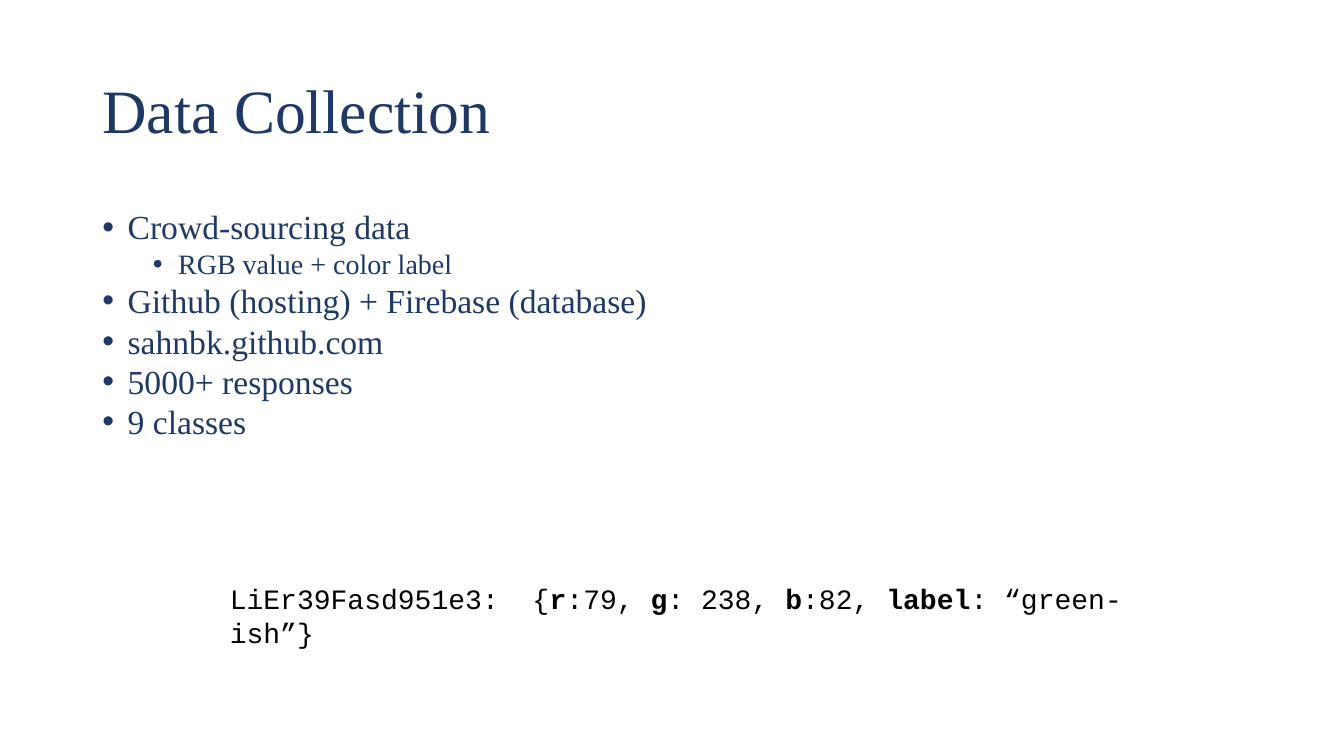
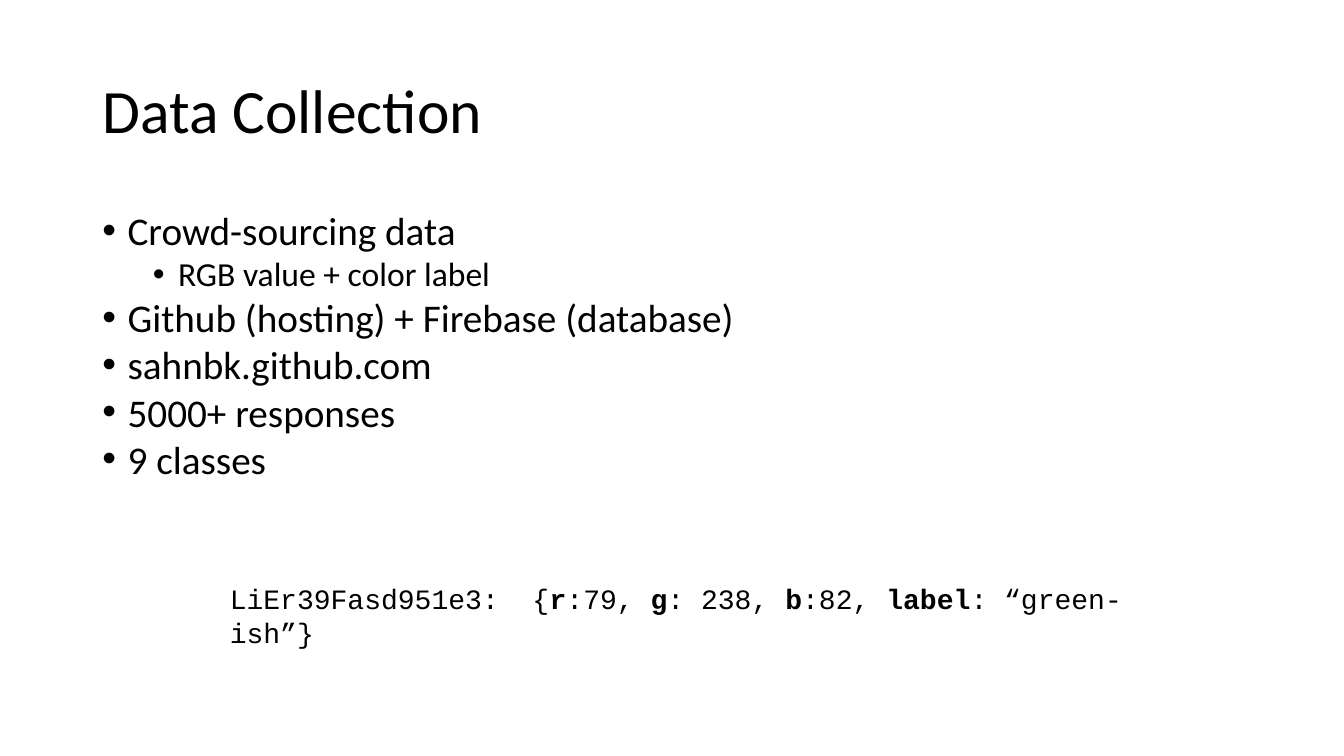
Before and after one commit to notadilnaqvi/color-classifier, a slide deck: slide 4 of Color-Classifier.pptx. Drawn at 1344x756 pixels with LibreOffice and Linux fonts; fonts in the diff are those of the drawing. Boxes give left, top, right and bottom in pixels: in the first picture for what was removed or moved away, otherwise in the second. Text is boxed around its words. In the diff, an @@ line names an element or a change of style, - is before the commit and + after.

```diff
--- a/Color-Classifier.pptx
+++ b/Color-Classifier.pptx
@@ title "Data Collection" at <box>102,90,482,134</box>: font Times New Roman to Calibri, text colour #203864 to #000000 @@
@@ text "Crowd-sourcing data" at <box>128,217,733,475</box>: size 24 to 28 pt in "Crowd-sourcing data", "Github (hosting) + Firebase (database)", "sahnbk.github.com", "5000+ responses" and 1 more places; font Times New Roman to Calibri, text colour #203864 to #000000; size 20 to 24 pt in "RGB value + color label" @@
```
Also in this commit, not shown: 6 other slides changed.
